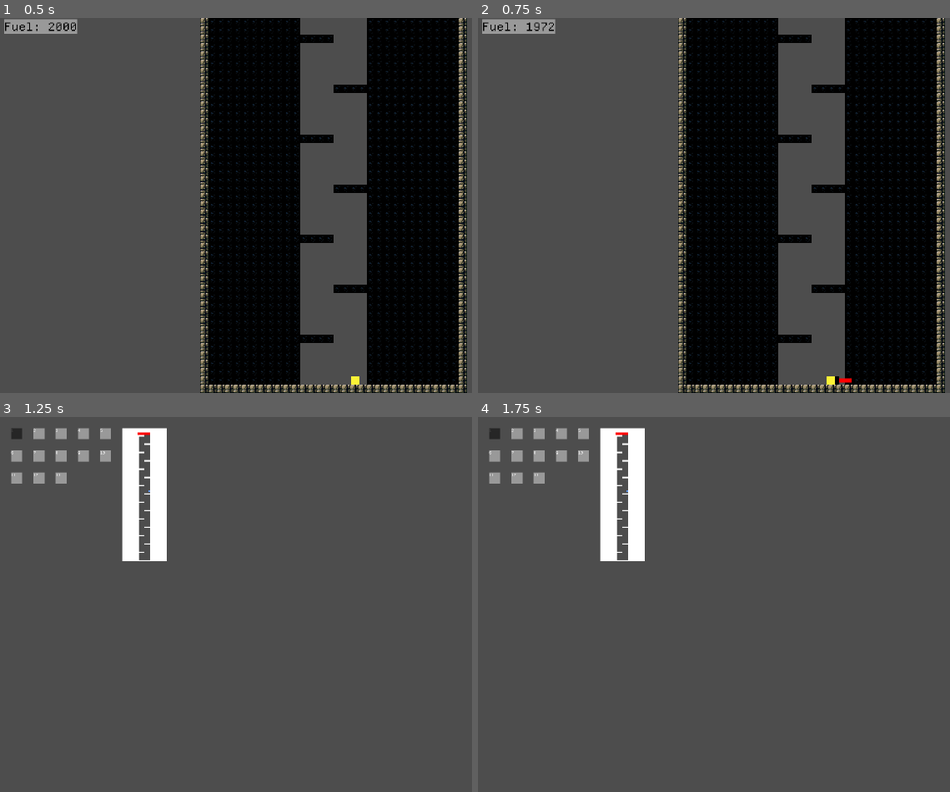
Above: before the commit, frames 1-4 (two rows, left to right).
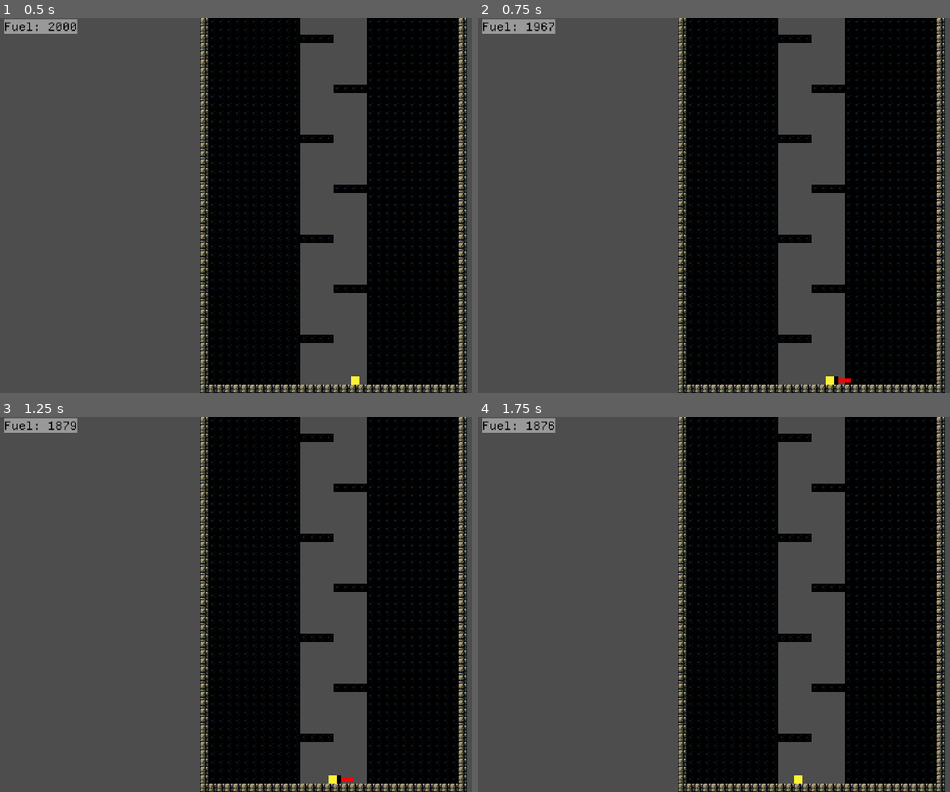
Above: after the commit, the same moments.

Repository: OSGH-web/balloon-movement-demo
Game: Godot game, scene res://levels/level-ben-1-1-tunnel.tscn
Same seed, same stepped clock (60 frames per second), same inputs: the game is played once before the commit and once after it. This scene is started directly instead of the project's main scene.
Inputs (mouse positions are in pixels of both pictures, inside the frame that each line leads up to):
- Up to frame 1 (0.5 s): no input
- Up to frame 2 (0.75 s): tap Enter at 0.5 s; hold Right (ui_right) from 0.53 s (still down); hold P from 0.53 s (still down)
- Up to frame 3 (1.25 s): keep holding Right (ui_right); keep holding P; tap Up (ui_up) at 0.77 s; tap L at 0.8 s
- Up to frame 4 (1.75 s): release Right (ui_right) at 1.25 s; release P at 1.25 s; click (487, 428) at 1.25 s, where only the run before the commit has a clickable "1"

Frame 1 is identical in both runs. In frame 2, less than 0.1% of the frame differs, in the area x 13-80%, y 1-98%; in frame 3, 47%, in the area x 0-99%, y 0-100%; in frame 4, 47%.

Commit message:
remove menu keybindings (besides pause/unpause)

Diff:
--- a/scenes/pause_menu.tscn
+++ b/scenes/pause_menu.tscn
@@ -42,15 +42,7 @@
 theme = ExtResource("2_myx47")
 theme_override_colors/font_color = Color(0, 0, 0, 1)
 theme_override_styles/focus = ExtResource("5_7l7mv")
-text = "Resume [P/Esc]"
-flat = true
-
-[node name="LevelSelectButton" type="Button" parent="PanelContainer/VBoxContainer"]
-layout_mode = 2
-theme = ExtResource("2_myx47")
-theme_override_colors/font_color = Color(0, 0, 0, 1)
-theme_override_styles/focus = ExtResource("5_7l7mv")
-text = "Level Select [L]"
+text = "Resume [Esc]"
 flat = true
 
 [node name="MuteAudioButton" type="Button" parent="PanelContainer/VBoxContainer"]
@@ -59,7 +51,15 @@
 theme = ExtResource("2_myx47")
 theme_override_colors/font_color = Color(0, 0, 0, 1)
 theme_override_styles/focus = ExtResource("5_7l7mv")
-text = "Mute Audio [M]"
+text = "Mute Audio"
+flat = true
+
+[node name="LevelSelectButton" type="Button" parent="PanelContainer/VBoxContainer"]
+layout_mode = 2
+theme = ExtResource("2_myx47")
+theme_override_colors/font_color = Color(0, 0, 0, 1)
+theme_override_styles/focus = ExtResource("5_7l7mv")
+text = "Quit to Level Select"
 flat = true
 
 [node name="QuitButton" type="Button" parent="PanelContainer/VBoxContainer"]
--- a/scripts/pause_menu.gd
+++ b/scripts/pause_menu.gd
@@ -6,12 +6,8 @@
 	init_mute_audio_button()
 
 func _input(_event: InputEvent) -> void:
-	if Input.is_key_pressed(KEY_P) or Input.is_key_pressed(KEY_ESCAPE):
+	if Input.is_key_pressed(KEY_ESCAPE):
 		toggle_pause()
-	if Input.is_key_pressed(KEY_L):
-		_on_level_select_button_pressed()
-	if Input.is_key_pressed(KEY_M):
-		_on_mute_audio_button_pressed()
 
 func toggle_pause():
 	var paused := not get_tree().paused
@@ -37,13 +33,13 @@
 func init_mute_audio_button() -> void:
 	var master_bus_idx := AudioServer.get_bus_index("Master")
 	var muted := AudioServer.is_bus_mute(master_bus_idx)
-	%MuteAudioButton.text = "Unmute Audio [M]" if muted else "Mute Audio [M]"
+	%MuteAudioButton.text = "Unmute Audio" if muted else "Mute Audio"
 
 func toggle_master_audio_mute() -> void:
 	var master_bus_idx := AudioServer.get_bus_index("Master")
 	var muted := not AudioServer.is_bus_mute(master_bus_idx)
 	AudioServer.set_bus_mute(master_bus_idx, muted)
-	%MuteAudioButton.text = "Unmute Audio [M]" if muted else "Mute Audio [M]"
+	%MuteAudioButton.text = "Unmute Audio" if muted else "Mute Audio"
 
 func _on_mute_audio_button_pressed() -> void:
 	toggle_master_audio_mute()
Not shown: 1 places in scenes/pause_menu.tscn that only renumber resources
